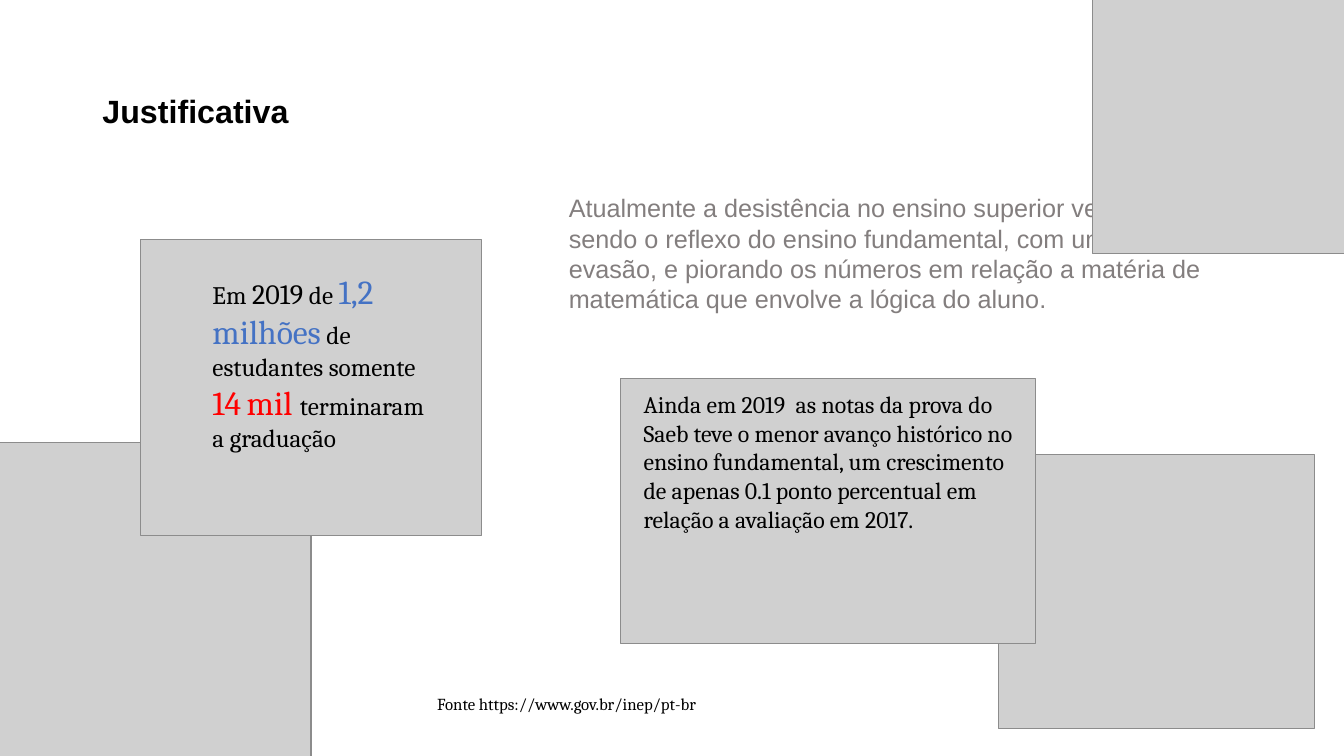
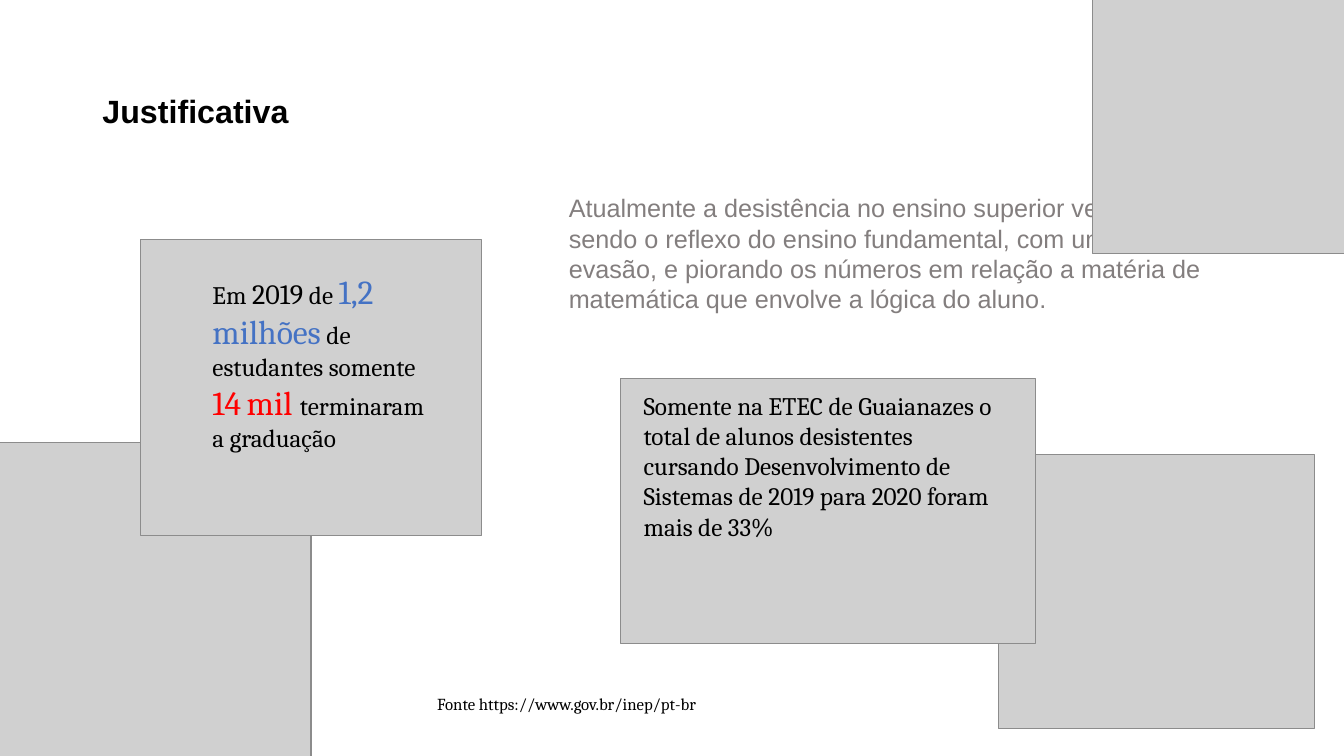
Before and after one commit to Sirius-tcc/Documents, a slide deck: slide 12 of slides/PreviaTCC.pptx (slide 14 before the commit). Drawn at 1344x756 pixels with LibreOffice and Linux fonts; fonts in the diff are those of the drawing; grey boxes stand for pictures. Boxes give left, top, right and bottom in pixels: in the first picture for what was removed or moved away, otherwise in the second. Text is boxed around its words. In the diff, an @@ line names an element or a change of style, - is before the commit and + after.

```diff
--- a/slides/PreviaTCC.pptx
+++ b/slides/PreviaTCC.pptx
@@ text at bbox=[644, 397, 991, 537]: text changed; size 17 to 18 pt @@
-Ainda em 2019 as notas da prova do Saeb teve o menor avanço histórico no ensino fundamental, um crescimento de apenas 0.1 ponto percentual em relação a avaliação em 2017.
+Somente na ETEC de Guaianazes o total de alunos desistentes cursando Desenvolvimento de Sistemas de 2019 para 2020 foram mais de 33%
```
Also in this commit, not shown: 4 other slides changed, 2 other files.
